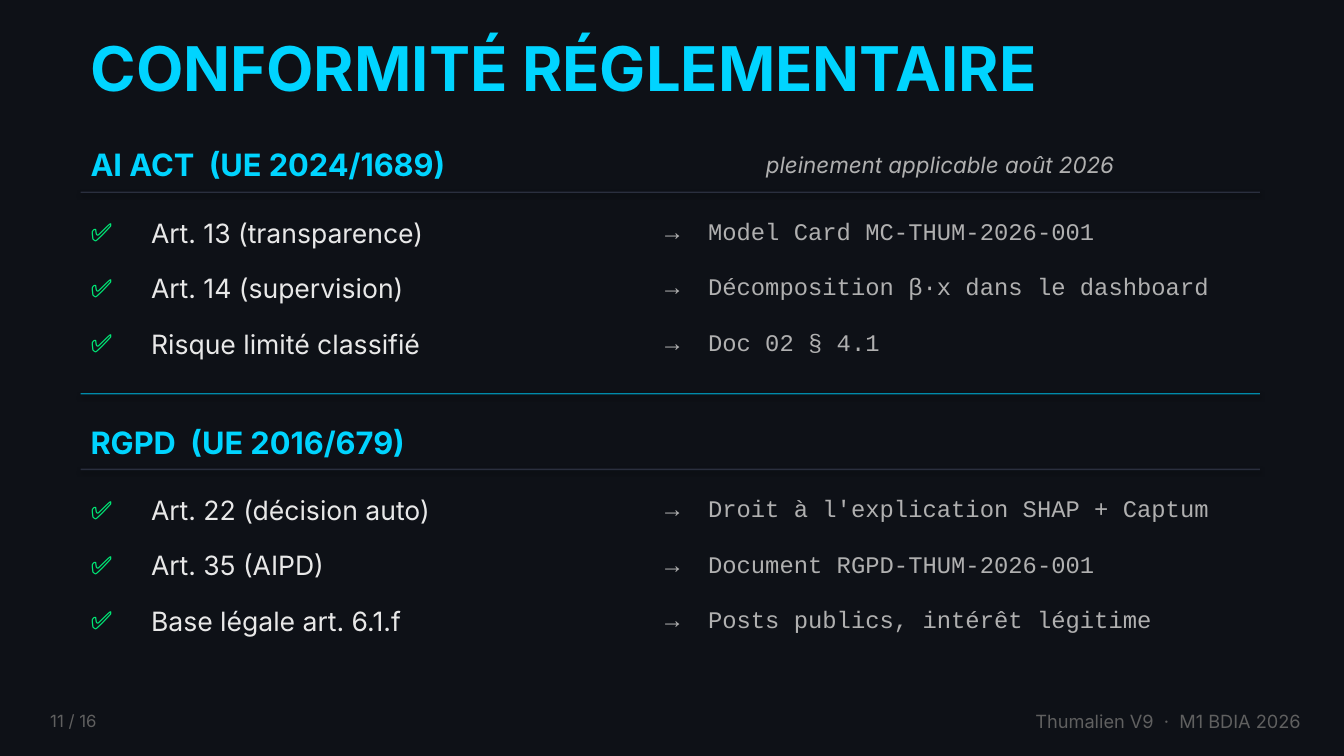
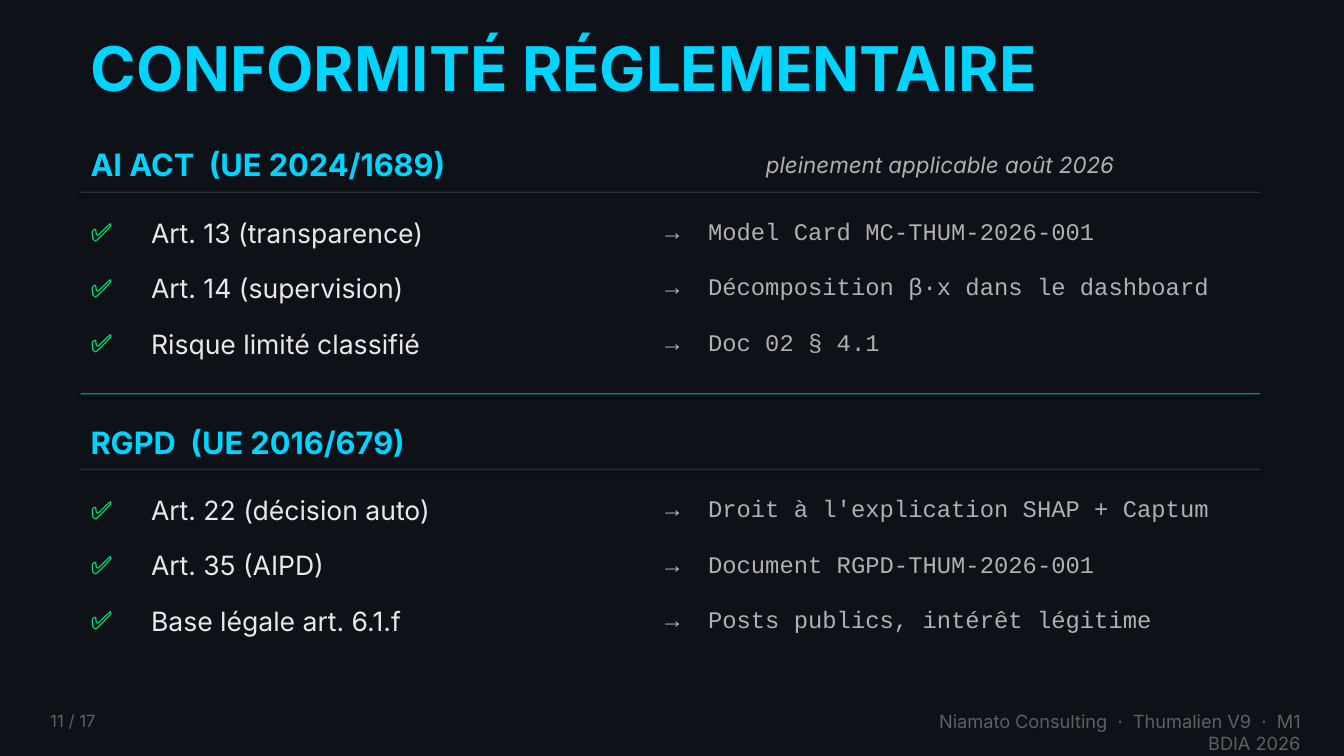
Before and after one commit to azelbanks/projet_etude, a slide deck: slide 11 of video_mvp/Thumalien_V9_slides.pptx. Drawn at 1344x756 pixels with LibreOffice and Linux fonts; fonts in the diff are those of the drawing. Boxes give left, top, right and bottom in pixels: in the first picture for what was removed or moved away, otherwise in the second. Text is boxed around its words. In the diff, an @@ line names an element or a change of style, - is before the commit and + after.

Commit message:
feat(video): script v3 client + slide ROI + Niamato Consulting
Audit complet cahier des charges, 7 corrections:
- Ajout Niamato Consulting (entreprise) dans slides, footer, bandeaux
- Nouvelle slide ROI (temps x10, volume x200, risque -67%, cout ~0)
- Script v3 reframe "client" (plus "jury academique")
- Section contexte client + besoin business ajoutee
- Numerotation slides synchro script<->PPTX (17 slides)
- Architecture: mention "Donnees -> IA -> Decision" explicite
- Valorisation dataviz dans section demo dashboard
- Inclusion fichiers pre-tournage, Q&R defensif, specs keynote

```diff
--- a/video_mvp/Thumalien_V9_slides.pptx
+++ b/video_mvp/Thumalien_V9_slides.pptx
@@ text at (x1=50, y1=715, x2=95, y2=727): text changed @@
-11 / 16
+11 / 17
@@ text at (x1=939, y1=714, x2=1301, y2=750): text changed @@
-Thumalien V9 · M1 BDIA 2026
+Niamato Consulting · Thumalien V9 · M1 BDIA 2026
```
Also in this commit, not shown: 14 other slides changed, 1 slide added, 6 other files.
